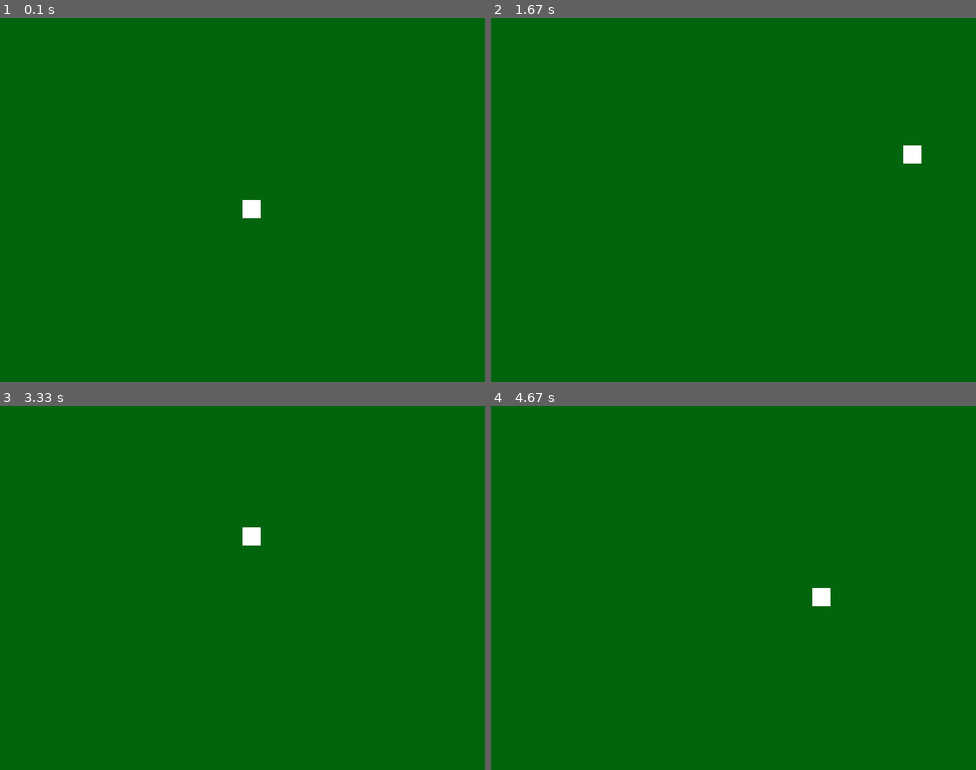
Above: before the commit, frames 1-4 (two rows, left to right).
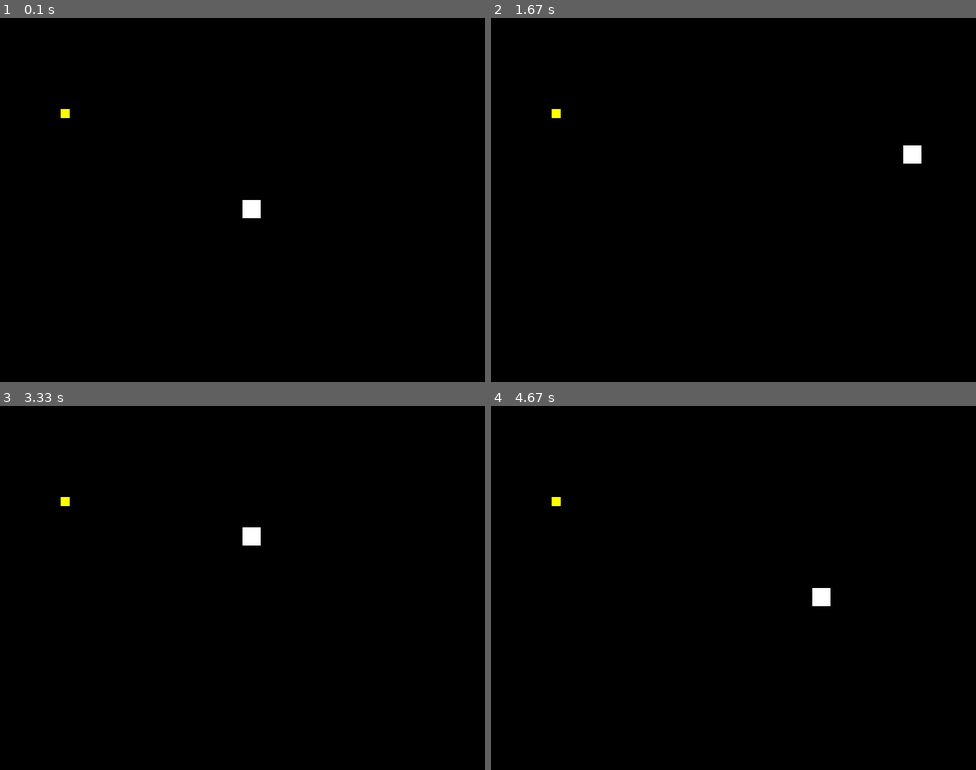
Above: after the commit, the same moments.

Repository: rayhannasrulloh/rpg-sederhana-pygame
Game: pygame game, started from main.py
The game is run twice, just before and just after one commit, with the same random seed, the same clock (stepped at 60 frames per second) and the same inputs.
Inputs:
- Up to frame 1 (0.1 s): no input
- Up to frame 2 (1.67 s): hold Right 0.33-0.8 s; hold Up 0.83-1.13 s; hold Right 1.17-1.63 s
- Up to frame 3 (3.33 s): hold Left 1.67-2.2 s; hold Down 2.23-2.53 s; hold Left 2.57-2.97 s; hold Up from 3 s (still down)
- Up to frame 4 (4.67 s): release Up at 3.37 s; hold Right 3.4-4.03 s; hold Down 4.07-4.43 s; hold Left from 4.47 s (still down)

The runs differ from the first frame. In frame 1, 100% of the frame differs, in the area x 0-100%, y 0-100%; in frame 2, 100%; in frame 3, 100%; in frame 4, 100%.

Commit message:
second commit

Diff:
--- a/main.py
+++ b/main.py
@@ -1,5 +1,6 @@
 import pygame
 import sys
+import random # ### BARU ### Kita akan butuh ini nanti, tapi kita impor saja dulu
 
 # --- 1. Inisialisasi Pygame ---
 pygame.init()
@@ -12,8 +13,10 @@
 # Warna (format RGB)
 BLACK = (0, 0, 0)
 WHITE = (255, 255, 255)
+YELLOW = (255, 255, 0) # ### BARU ### Warna untuk koin kita
+
 # Judul Jendela
-pygame.display.set_caption("RPG Sederhana")
+pygame.display.set_caption("RPG Sederhana - Kumpulkan Koin!")
 
 # Membuat layar
 screen = pygame.display.set_mode((SCREEN_WIDTH, SCREEN_HEIGHT))
@@ -21,35 +24,18 @@
 # Clock untuk mengatur FPS (Frames Per Second)
 clock = pygame.time.Clock()
 
-# --- 3. Class Player (Inti RPG kita) ---
+# --- 3. Class Player (Tidak ada perubahan dari sebelumnya) ---
 class Player(pygame.sprite.Sprite):
-    """
-    Class ini merepresentasikan Player yang dikontrol oleh pemain.
-    """
     def __init__(self):
-        # Memanggil konstruktor dari class Sprite
         super().__init__()
-
-        # Membuat gambar Player (kotak putih 30x30 piksel)
         self.image = pygame.Surface([30, 30])
         self.image.fill(WHITE)
-
-        # Mengambil 'rect' (rectangle/persegi) dari gambar
-        # 'rect' ini sangat penting untuk mengatur posisi dan deteksi tabrakan
         self.rect = self.image.get_rect()
-
-        # Mengatur posisi awal Player (di tengah layar)
         self.rect.x = SCREEN_WIDTH // 2
         self.rect.y = SCREEN_HEIGHT // 2
-
-        # Kecepatan gerak Player
         self.speed = 5
 
     def update(self, keys):
-        """
-        Fungsi ini dipanggil di setiap frame untuk memperbarui posisi Player
-        berdasarkan input keyboard (keys).
-        """
         if keys[pygame.K_LEFT]:
             self.rect.x -= self.speed
         if keys[pygame.K_RIGHT]:
@@ -59,7 +45,7 @@
         if keys[pygame.K_DOWN]:
             self.rect.y += self.speed
 
-        # Logika batas layar (agar Player tidak keluar layar)
+        # Logika batas layar
         if self.rect.left < 0:
             self.rect.left = 0
         if self.rect.right > SCREEN_WIDTH:
@@ -69,17 +55,46 @@
         if self.rect.bottom > SCREEN_HEIGHT:
             self.rect.bottom = SCREEN_HEIGHT
 
+# --- ### BARU ### Class Coin ---
+class Coin(pygame.sprite.Sprite):
+    """
+    Class ini merepresentasikan koin yang bisa dikumpulkan.
+    """
+    def __init__(self, x, y):
+        # Memanggil konstruktor dari class Sprite
+        super().__init__()
+
+        # Membuat gambar Koin (kotak kuning 15x15 piksel)
+        self.image = pygame.Surface([15, 15])
+        self.image.fill(YELLOW)
+
+        # Mengambil 'rect' (rectangle/persegi) dari gambar
+        self.rect = self.image.get_rect()
+
+        # Mengatur posisi koin berdasarkan parameter x dan y
+        self.rect.x = x
+        self.rect.y = y
+
 # --- 4. Inisialisasi Game ---
 
-# Membuat grup untuk menampung semua sprite (objek game)
-# Ini membantu kita meng-update dan menggambar semua objek sekaligus
+# Membuat grup untuk menampung SEMUA sprite (untuk menggambar)
 all_sprites = pygame.sprite.Group()
+
+# ### BARU ### Membuat grup KHUSUS untuk koin (untuk deteksi tabrakan)
+coins_group = pygame.sprite.Group()
 
 # Membuat objek Player dari class Player
 player = Player()
-# Menambahkan Player ke grup sprite
+# Menambahkan Player ke grup 'all_sprites'
 all_sprites.add(player)
 
+# ### BARU ### Membuat koin pertama
+# Kita tempatkan koin ini di posisi x=100, y=150
+coin1 = Coin(100, 150)
+
+# ### BARU ### Menambahkan koin ke KEDUA grup
+all_sprites.add(coin1)    # Agar koin ikut tergambar
+coins_group.add(coin1) # Agar koin bisa dideteksi tabrakannya
 
 # --- 5. Game Loop Utama ---
 running = True
@@ -88,29 +103,44 @@
     clock.tick(60)
 
     # --- (Bagian 1: Event Handling) ---
-    # Memeriksa semua event (input) yang terjadi
     for event in pygame.event.get():
-        # Jika event-nya adalah menutup jendela (klik tombol X)
         if event.type == pygame.QUIT:
-            running = False # Hentikan loop
-            pygame.quit() # Tutup Pygame
-            sys.exit()    # Keluar dari program
+            running = False
+            pygame.quit()
+            sys.exit()
 
     # --- (Bagian 2: Input Keyboard) ---
-    # Mendapatkan status semua tombol keyboard yang sedang ditekan
     keys = pygame.key.get_pressed()
 
     # --- (Bagian 3: Update) ---
-    # Memanggil fungsi .update() pada semua sprite di dalam grup 'all_sprites'
-    # (Dalam kasus ini, hanya akan memanggil player.update())
+    # Memanggil fungsi .update() pada semua sprite di 'all_sprites'
+    # (Player akan bergerak, Koin tidak punya .update() jadi akan diabaikan)
     all_sprites.update(keys)
 
-    # --- (Bagian 4: Draw / Render) ---
-    # Mengisi layar dengan warna latar belakang (hitam)
-    screen.fill(222222)
+    # --- (Bagian 4: ### BARU ### Deteksi Tabrakan) ---
 
-    # Menggambar semua sprite di dalam grup 'all_sprites' ke layar
+    # Perintah ini memeriksa apakah 'player' bertabrakan dengan sprite APAPUN
+    # di dalam 'coins_group'.
+    # Parameter 'True' berarti: jika terjadi tabrakan, HAPUS sprite
+    # dari 'coins_group' tersebut (koinnya jadi "terkumpul").
+    collided_coins = pygame.sprite.spritecollide(player, coins_group, True)
+
+    # 'collided_coins' adalah sebuah LIST berisi koin yang tertabrak.
+    # Jika list ini tidak kosong (artinya ada tabrakan), kita cetak pesan.
+    if collided_coins:
+        # Kita bisa saja menabrak lebih dari 1 koin di 1 frame,
+        # jadi kita pakai 'for'
+        for coin in collided_coins:
+            print("Koin didapat!")
+            # Sprite koin akan otomatis terhapus dari SEMUA grup
+            # karena kita pakai parameter 'True' di atas.
+
+    # --- (Bagian 5: Draw / Render) ---
+    # (Nama bagian di-update dari 4 menjadi 5)
+
+    screen.fill(BLACK)
+
+    # Menggambar semua sprite (Player dan Koin yang tersisa)
     all_sprites.draw(screen)
 
-    # Memperbarui tampilan layar (menampilkan apa yang sudah kita gambar)
     pygame.display.flip()
